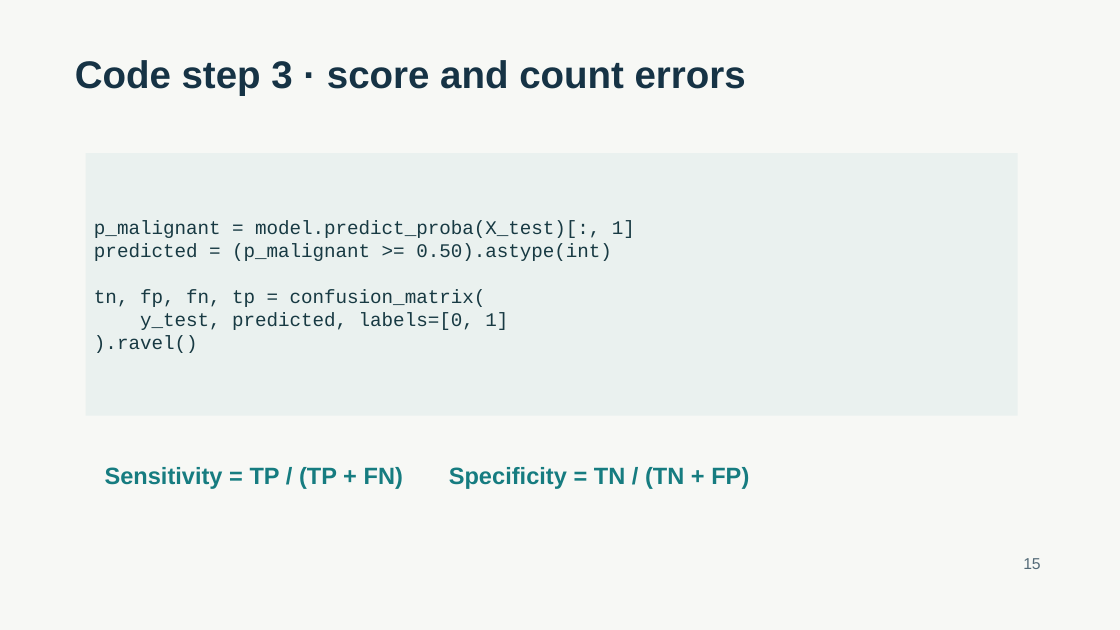
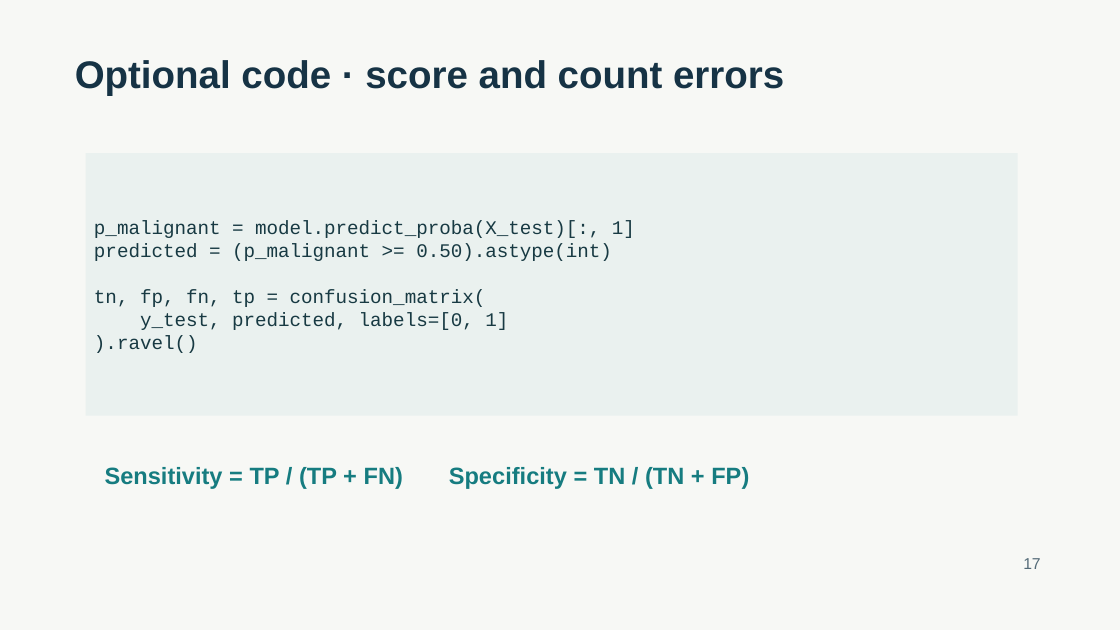
Before and after one commit to vivek0586/AI_In_Healthcare_Project, a slide deck: slide 17 of presentation/breast_cancer_ml_tutorial.pptx (slide 15 before the commit). Drawn at 1120x630 pixels with LibreOffice and Linux fonts; fonts in the diff are those of the drawing. Boxes give left, top, right and bottom in pixels: in the first picture for what was removed or moved away, otherwise in the second. Text is boxed around its words. In the diff, an @@ line names an element or a change of style, - is before the commit and + after.

```diff
--- a/presentation/breast_cancer_ml_tutorial.pptx
+++ b/presentation/breast_cancer_ml_tutorial.pptx
@@ text at bbox=[75, 60, 784, 96]: text changed @@
-Code step 3 · score and count errors
+Optional code · score and count errors
@@ text at bbox=[1023, 558, 1040, 569]: text changed @@
-15
+17
```
Also in this commit, not shown: 16 other slides changed, 2 slides added, 1 other file.
